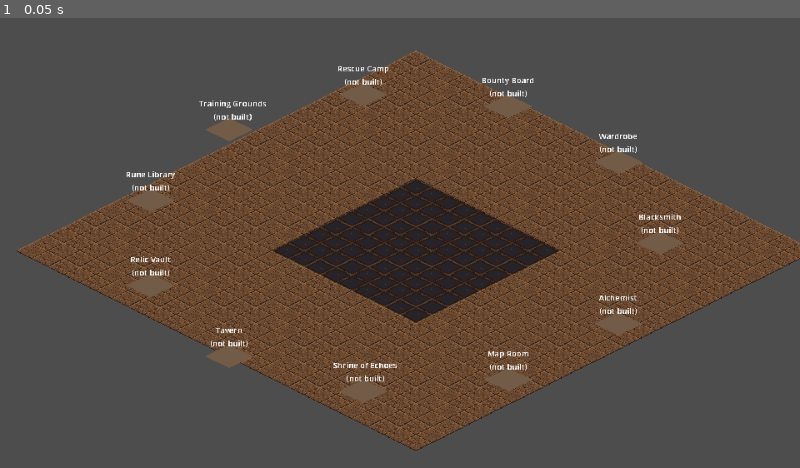
Above: before the commit, frame 1.
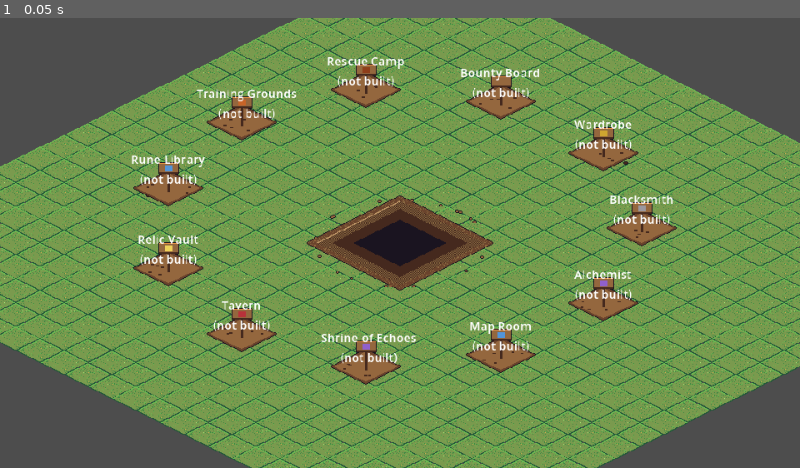
Above: after the commit, the same moment.

Repository: dsdocai-ops/terra-project
Game: Godot game, scene res://scenes/town/town.tscn
The game is run twice, just before and just after one commit, with the same random seed, the same clock (stepped at 60 frames per second) and the same inputs. This scene is started directly instead of the project's main scene.
Inputs:
- Up to frame 1 (0.05 s): no input

The runs differ from the first frame. In frame 1, 81% of the frame differs, in the area x 0-100%, y 0-100%.

Commit message:
feat(art-audio): town v1 art - ground, pit edge, 11 buildings x 4 states, Wren portrait (W5-B7)
gen_town.py and gen_portraits.py registered in build_all (--check clean), real
sprites and a town TileSet wired into the Building and Town scenes, review
sheets under docs/asset-review/week-5 (pending Dev B approval).

Co-Authored-By: Claude Sonnet 5.5 <noreply@anthropic.com>

Diff:
--- /dev/null
+++ b/assets/tilesets/town_iso.tres
@@ -0,0 +1,21 @@
+[gd_resource type="TileSet" format=3 uid="uid://bminm12cwmfcn"]
+
+[ext_resource type="Texture2D" path="res://assets/tilesets/town/atlas.png" id="1_s88fu"]
+
+[sub_resource type="TileSetAtlasSource" id="TileSetAtlasSource_tb8r3"]
+texture = ExtResource("1_s88fu")
+texture_region_size = Vector2i(64, 64)
+0:0/0 = 0
+0:0/0/custom_data_0 = true
+1:0/0 = 0
+1:0/0/physics_layer_0/polygon_0/points = PackedVector2Array(0, -16, 32, 0, 0, 16, -32, 0)
+2:0/0 = 0
+
+[resource]
+tile_shape = 1
+tile_layout = 5
+tile_size = Vector2i(64, 32)
+physics_layer_0/collision_layer = 1
+custom_data_layer_0/name = "walkable"
+custom_data_layer_0/type = 1
+sources/0 = SubResource("TileSetAtlasSource_tb8r3")
--- a/scenes/town/building.tscn
+++ b/scenes/town/building.tscn
@@ -11,15 +11,16 @@
 script = ExtResource("1_b")
 
 [node name="InteractShape" type="CollisionShape2D" parent="."]
+position = Vector2(0, -20)
 shape = SubResource("CircleShape2D_interact")
 
-[node name="Placeholder" type="Polygon2D" parent="."]
-color = Color(0.45, 0.36, 0.28, 1)
-polygon = PackedVector2Array(-48, 0, 0, -24, 48, 0, 0, 24)
+[node name="Art" type="Sprite2D" parent="."]
+centered = false
+offset = Vector2(-64, -116)
 
 [node name="Sign" type="Label" parent="."]
 offset_left = -60.0
-offset_top = -64.0
+offset_top = -70.0
 offset_right = 60.0
-offset_bottom = -30.0
+offset_bottom = -36.0
 horizontal_alignment = 1
--- a/scenes/town/town.tscn
+++ b/scenes/town/town.tscn
@@ -1,7 +1,7 @@
 [gd_scene load_steps=5 format=3]
 
 [ext_resource type="Script" path="res://scripts/town/town.gd" id="1_town"]
-[ext_resource type="TileSet" uid="uid://b3p4wi6gx4vcy" path="res://assets/tilesets/placeholder_iso.tres" id="2_tiles"]
+[ext_resource type="TileSet" path="res://assets/tilesets/town_iso.tres" id="2_tiles"]
 [ext_resource type="PackedScene" path="res://scenes/town/building.tscn" id="3_building"]
 
 [node name="Town" type="Node2D"]
@@ -18,51 +18,54 @@
 tile_set = ExtResource("2_tiles")
 collision_enabled = false
 
+[node name="PitArt" type="Sprite2D" parent="."]
+z_index = -9
+
 [node name="Buildings" type="Node2D" parent="."]
 y_sort_enabled = true
 
 [node name="blacksmith" parent="Buildings" instance=ExtResource("3_building")]
-position = Vector2(520, 0)
+position = Vector2(322, 0)
 building_id = &"blacksmith"
 
 [node name="alchemist" parent="Buildings" instance=ExtResource("3_building")]
-position = Vector2(437, 162)
+position = Vector2(271, 100)
 building_id = &"alchemist"
 
 [node name="map_room" parent="Buildings" instance=ExtResource("3_building")]
-position = Vector2(216, 273)
+position = Vector2(134, 169)
 building_id = &"map_room"
 
 [node name="shrine_of_echoes" parent="Buildings" instance=ExtResource("3_building")]
-position = Vector2(-74, 297)
+position = Vector2(-46, 184)
 building_id = &"shrine_of_echoes"
 
 [node name="tavern" parent="Buildings" instance=ExtResource("3_building")]
-position = Vector2(-341, 227)
+position = Vector2(-211, 141)
 building_id = &"tavern"
 
 [node name="relic_vault" parent="Buildings" instance=ExtResource("3_building")]
-position = Vector2(-499, 85)
+position = Vector2(-309, 53)
 building_id = &"relic_vault"
 
 [node name="rune_library" parent="Buildings" instance=ExtResource("3_building")]
-position = Vector2(-499, -85)
+position = Vector2(-309, -53)
 building_id = &"rune_library"
 
 [node name="training_grounds" parent="Buildings" instance=ExtResource("3_building")]
-position = Vector2(-341, -227)
+position = Vector2(-211, -141)
 building_id = &"training_grounds"
 
 [node name="rescue_camp" parent="Buildings" instance=ExtResource("3_building")]
-position = Vector2(-74, -297)
+position = Vector2(-46, -184)
 building_id = &"rescue_camp"
 
 [node name="bounty_board" parent="Buildings" instance=ExtResource("3_building")]
-position = Vector2(216, -273)
+position = Vector2(134, -169)
 building_id = &"bounty_board"
 
 [node name="wardrobe" parent="Buildings" instance=ExtResource("3_building")]
-position = Vector2(437, -162)
+position = Vector2(271, -100)
 building_id = &"wardrobe"
 
 [node name="Entities" type="Node2D" parent="."]
@@ -70,4 +73,4 @@
 
 [node name="Camera" type="Camera2D" parent="."]
 process_callback = 0
-zoom = Vector2(0.6, 0.6)
+zoom = Vector2(0.9, 0.9)
--- a/scripts/town/building.gd
+++ b/scripts/town/building.gd
@@ -18,6 +18,12 @@
 
 const HOLD_SECONDS: float = 0.0
 const INTERACTABLE_LAYER: int = 32
+## One drawing per level (tools/art/gen_town.py): sign, ruined, rebuilt, upgraded.
+const STATE_NAMES: Array[String] = ["sign", "ruined", "rebuilt", "upgraded"]
+const ART_PATH: String = "res://assets/sprites/town/%s_%s.png"
+## Where the label floats above the art: low over a sign, above the roof otherwise.
+const LABEL_TOP_SIGN: float = -70.0
+const LABEL_TOP_BUILT: float = -140.0
 
 @export var building_id: StringName = &""
 
@@ -26,6 +32,7 @@
 var level: int = 0
 
 @onready var _sign: Label = get_node_or_null(^"Sign") as Label
+@onready var _art: Sprite2D = get_node_or_null(^"Art") as Sprite2D
 
 
 func _ready() -> void:
@@ -47,7 +54,20 @@
 	return building != null and building.functional_in_v1
 
 
+## The art path for a level, or "" when the file is missing.
+func art_path_for(shown_level: int) -> String:
+	var path: String = ART_PATH % [building_id, STATE_NAMES[clampi(shown_level, 0, STATE_NAMES.size() - 1)]]
+	return path if ResourceLoader.exists(path) else ""
+
+
 func refresh_view() -> void:
+	if _art != null:
+		var path: String = art_path_for(level)
+		_art.texture = load(path) as Texture2D if path != "" else null
+	if _sign != null:
+		_sign.offset_top = LABEL_TOP_SIGN if level == 0 else LABEL_TOP_BUILT
+		_sign.offset_bottom = _sign.offset_top + 34.0
+		_sign.visible = level == 0
 	var building: BuildingData = data()
 	var title: String = String(building_id) if building == null else building.display_name
 	if level == 0:
--- a/scripts/town/town.gd
+++ b/scripts/town/town.gd
@@ -28,7 +28,9 @@
 const GROUND_HALF_SIZE: int = 12
 ## Pit radius in tiles for each story stage; the pit shrinks back as the story
 ## advances (SPEC-town "Pit edge and visuals"). Stage 0 is the largest.
-const PIT_RADIUS_BY_STAGE: Array[int] = [4, 3, 2, 1]
+const PIT_RADIUS_BY_STAGE: Array[int] = [1, 1, 0, 0]
+## The pit edge drawings, one per story stage (tools/art/gen_town.py).
+const PIT_ART_PATH: String = "res://assets/tilesets/town/pit_edge_%d.png"
 
 var profile: PlayerProfile = null
 var pit_stage: int = 0
@@ -37,6 +39,7 @@
 
 @onready var floor_layer: TileMapLayer = $Floor
 @onready var pit_layer: TileMapLayer = $PitEdge
+@onready var pit_art: Sprite2D = $PitArt
 
 
 func _ready() -> void:
@@ -78,6 +81,9 @@
 func set_pit_stage(stage: int) -> void:
 	pit_stage = clampi(stage, 0, PIT_RADIUS_BY_STAGE.size() - 1)
 	pit_layer.clear()
+	pit_layer.visible = false
+	if ResourceLoader.exists(PIT_ART_PATH % pit_stage):
+		pit_art.texture = load(PIT_ART_PATH % pit_stage) as Texture2D
 	var radius: int = PIT_RADIUS_BY_STAGE[pit_stage]
 	for x: int in range(-radius, radius + 1):
 		for y: int in range(-radius, radius + 1):
Binary file added: assets/portraits/wren.png
Not shown, added: assets/portraits/wren.png.import
Binary file added: assets/sprites/town/alchemist_rebuilt.png
Not shown, added: assets/sprites/town/alchemist_rebuilt.png.import
Binary file added: assets/sprites/town/alchemist_ruined.png
Not shown, added: assets/sprites/town/alchemist_ruined.png.import
Binary file added: assets/sprites/town/alchemist_sign.png
Not shown, added: assets/sprites/town/alchemist_sign.png.import
Binary file added: assets/sprites/town/alchemist_upgraded.png
Not shown, added: assets/sprites/town/alchemist_upgraded.png.import
Binary file added: assets/sprites/town/blacksmith_rebuilt.png
Not shown, added: assets/sprites/town/blacksmith_rebuilt.png.import
(and 111 more such lines)
